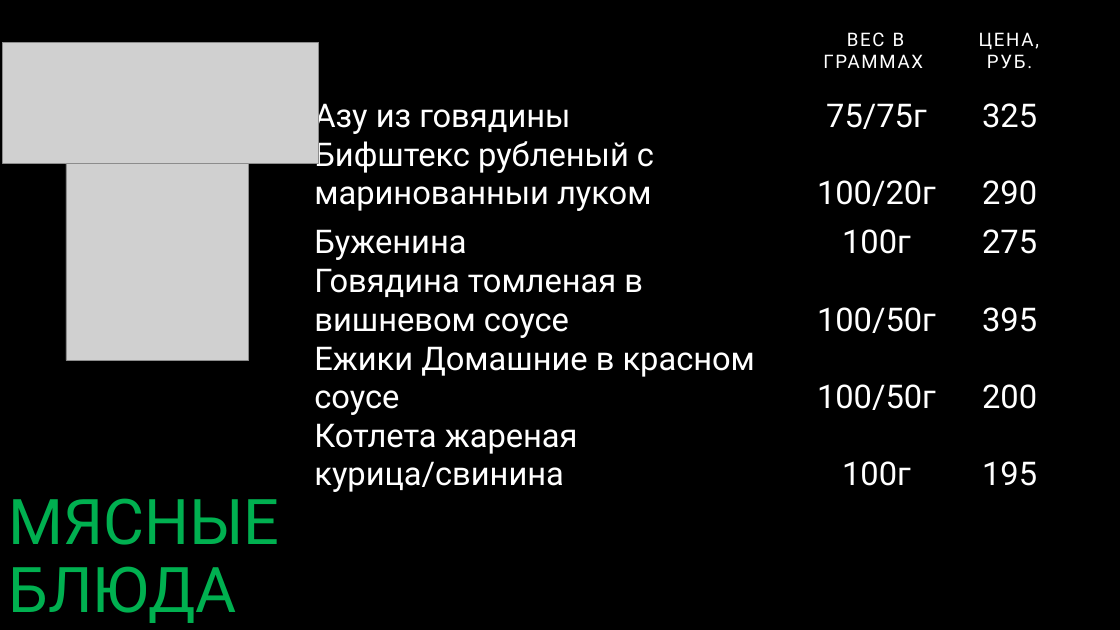
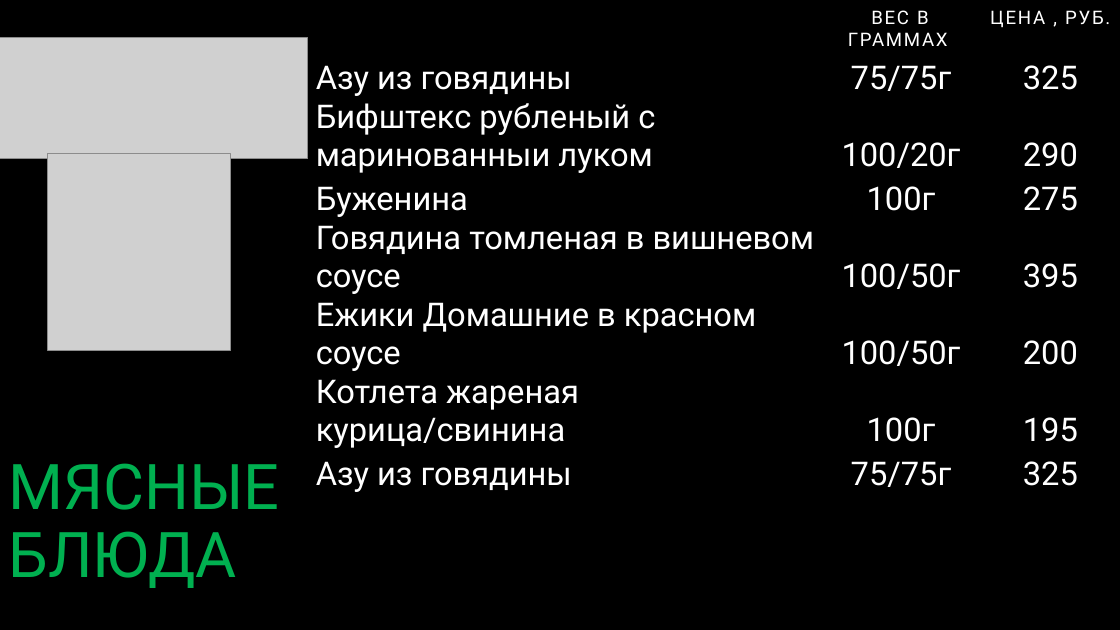
Before and after one commit to Katrinadevlop/Excel_menu, a slide deck: slide 4 of excel_menu_gui/templates/presentation_template.pptx. Drawn at 1120x630 pixels with LibreOffice and Linux fonts; fonts in the diff are those of the drawing; grey boxes stand for pictures. Boxes give left, top, right and bottom in pixels: in the first picture for what was removed or moved away, otherwise in the second. Text is boxed around its words. In the diff, an @@ line names an element or a change of style, - is before the commit and + after.

```diff
--- a/excel_menu_gui/templates/presentation_template.pptx
+++ b/excel_menu_gui/templates/presentation_template.pptx
@@ table at box(315, 0, 1118, 630) @@
-row 1, column 3: ЦЕНА, РУБ.
+row 1, column 3: ЦЕНА , РУБ.
+row 8: Азу из говядины | 75/75г | 325
+row 15:  |  | 
@@ table: place and size @@
-table at box(313, 22, 1058, 630)
+table at box(315, 0, 1118, 630)
@@ picture: place and size @@
-picture at box(3, 42, 318, 163)
+picture at box(0, 38, 308, 159)
@@ picture: place and size @@
-picture at box(66, 163, 250, 360)
+picture at box(48, 153, 231, 350)
@@ text "МЯСНЫЕ БЛЮДА": place and size @@
-text "МЯСНЫЕ БЛЮДА" at box(8, 498, 279, 623)
+text "МЯСНЫЕ БЛЮДА" at box(8, 463, 279, 588)
```
Also in this commit, not shown: 5 other slides changed, 1 slide added, 1 slide removed, 26 other files.
